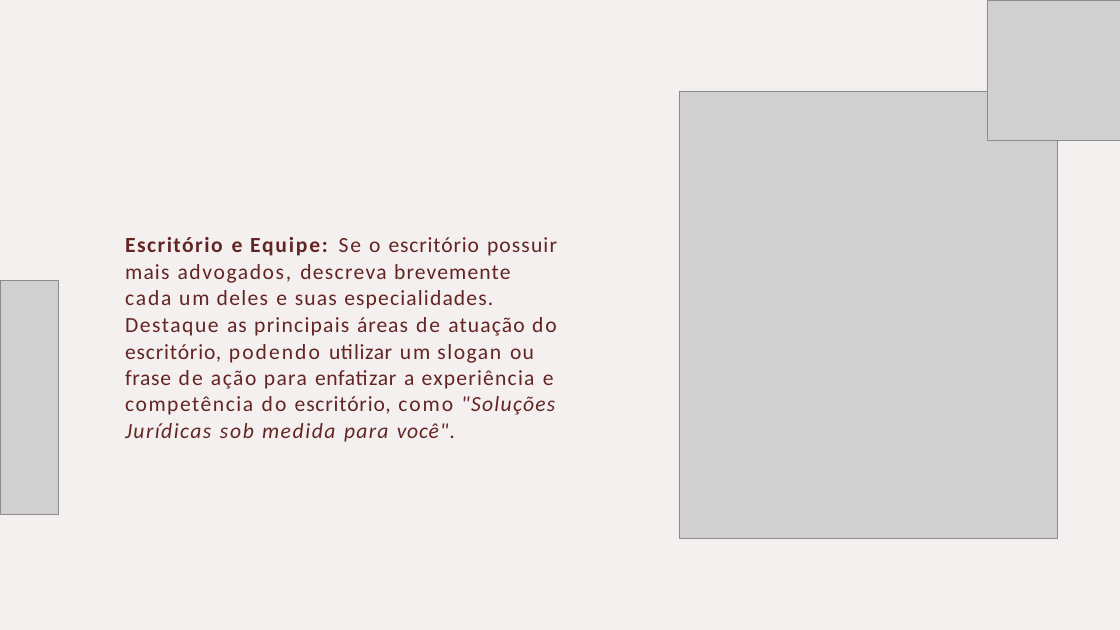
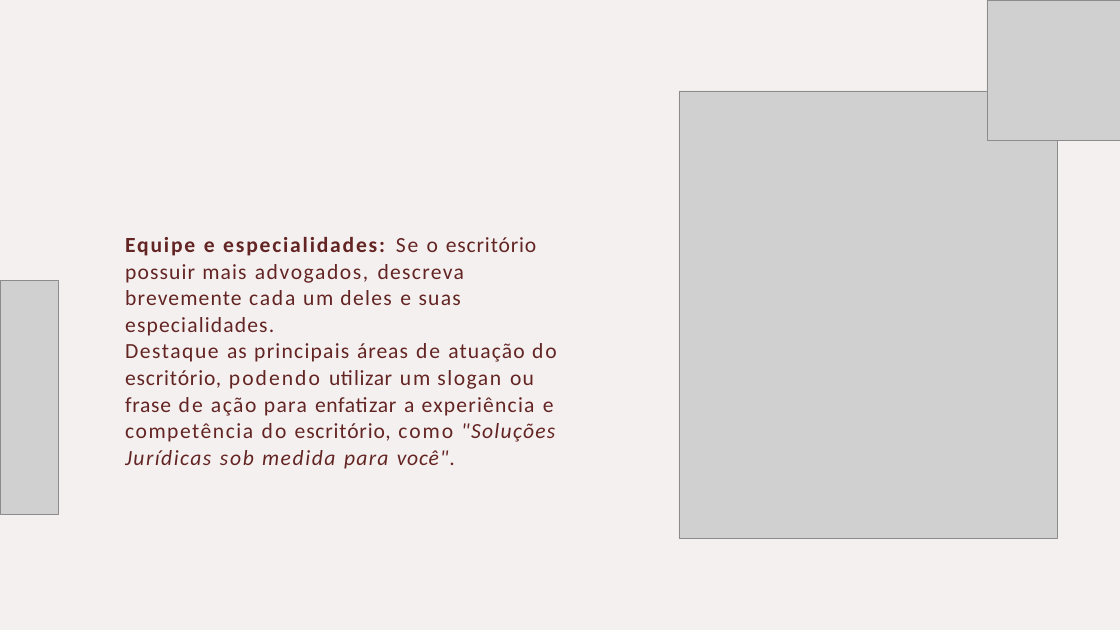
Before and after one commit to slesbel/Design-Studio, a slide deck: slide 6 of lawyer/guia_para_advogados.pptx. Drawn at 1120x630 pixels with LibreOffice and Linux fonts; fonts in the diff are those of the drawing; grey boxes stand for pictures. Boxes give left, top, right and bottom in pixels: in the first picture for what was removed or moved away, otherwise in the second. Text is boxed around its words. In the diff, an @@ line names an element or a change of style, - is before the commit and + after.

```diff
--- a/lawyer/guia_para_advogados.pptx
+++ b/lawyer/guia_para_advogados.pptx
@@ text at <box>125,237,537,336</box>: text changed @@
-Escritório e Equipe: Se o escritório possuir mais advogados, descreva brevemente cada um deles e suas especialidades.
+Equipe e especialidades: Se o escritório possuir mais advogados, descreva brevemente cada um deles e suas especialidades.
```
Also in this commit, not shown: 4 other slides changed, 6 other files.
